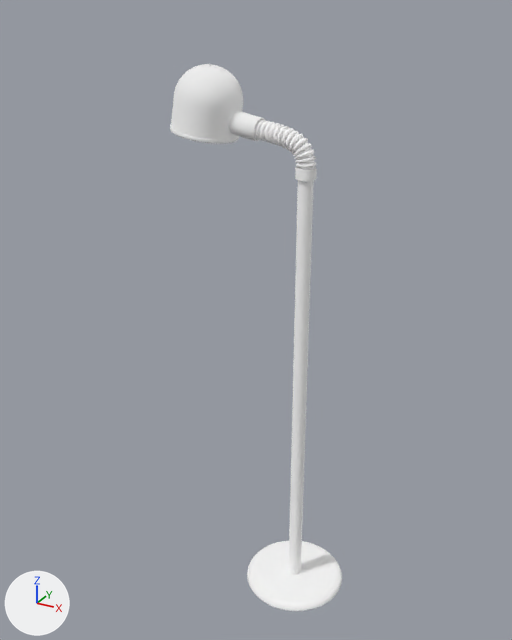
An edit to the glTF model game/models/props/floor_lamp_1.glb, drawn before and after from the same camera.
Camera for both pictures: a 50 mm camera at (0.562, -1.216, 1.261) aimed at (-0.11, 0.006, 0.65). The lights are fixed; the arrows at lower left show +X, +Y and +Z. Where no turn or scale is listed for an object, it has been applied to the vertices. Vertices at the same position are counted once.
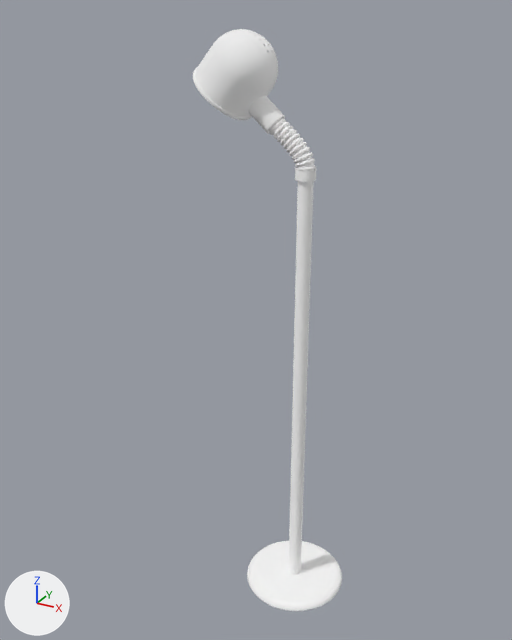
The change, as a diff of the scene's bpy script:
```diff
--- a/game/models/props/floor_lamp_1.glb.py
+++ b/game/models/props/floor_lamp_1.glb.py
@@ me_cylinder_007 @@
 me_cylinder_007.from_pydata(...)  # 22528 vertices, 44992 faces; spans x -0.0753..0.0628, y -0.0194..0.0194, z -0.051..0.0236
 # used by ob_cylinder_023; parent = ob_vintage_floor_lamp; location = (-0.0349, 0.0, 1.035); rotation_euler = (0.0, 0.175, 0.0), in degrees (0, 10, 0)
+# me_cylinder_007 part 1: the loose piece of 1408 vertices spanning x 0.0185..0.0523, y -0.0194..0.0194, z -0.0298..-0.0051 is deleted
+# me_cylinder_007 part 2: the loose piece of 1408 vertices spanning x 0.0229..0.0609, y -0.0194..0.0194, z -0.0431..-0.0266 is deleted
+# me_cylinder_007 part 3: the loose piece of 1408 vertices spanning x 0.021..0.0575, y -0.0194..0.0194, z -0.036..-0.0156 is deleted
 me_cylinder_007.materials.append(mat_lampe_schwarz)
@@ ob_cylinder_020 @@
 ob_cylinder_020.parent = ob_vintage_floor_lamp
-ob_cylinder_020.location = (-0.212, 0.0, 1.098)
+ob_cylinder_020.location = (-0.135, 0.0, 1.16)
+ob_cylinder_020.rotation_euler = (0.0, 0.539, 0.0)  # degrees (0, 31, 0)
@@ ob_cylinder_021 @@
 ob_cylinder_021.parent = ob_vintage_floor_lamp
-ob_cylinder_021.location = (-0.212, 0.0, 1.098)
+ob_cylinder_021.location = (-0.135, 0.0, 1.16)
+ob_cylinder_021.rotation_euler = (0.0, 0.539, 0.0)  # degrees (0, 31, 0)
@@ ob_cylinder_022 @@
 ob_cylinder_022.parent = ob_vintage_floor_lamp
-ob_cylinder_022.location = (-0.128, 0.0, 1.055)
-ob_cylinder_022.rotation_euler = (0.0, 1.745, 0.0)  # degrees (0, 100, 0)
+ob_cylinder_022.location = (-0.0858, 0.0, 1.08)
+ob_cylinder_022.rotation_euler = (0.0, 2.284, 0.0)  # degrees (0, 131, 0)
@@ ob_cylinder_023 @@
 ob_cylinder_023.parent = ob_vintage_floor_lamp
-ob_cylinder_023.location = (-0.0349, 0.0, 1.035)
-ob_cylinder_023.rotation_euler = (0.0, 0.175, 0.0)  # degrees (0, 10, 0)
+ob_cylinder_023.location = (-0.0155, 0.0, 1.015)
+ob_cylinder_023.rotation_euler = (0.0, 0.714, 0.0)  # degrees (0, 41, 0)
```

Where the change shows, as pixel boxes [x1, y1, x2, y2] in the pictures (512 x 640 px):
'Cylinder.020', moved, turned
    before: [171, 64, 243, 140]
    after: [195, 29, 278, 117]
'Cylinder.023', reshaped, moved, turned
    before: [254, 119, 316, 170]
    after: [268, 117, 316, 171]
'Cylinder.022', moved, turned
    before: [228, 111, 264, 141]
    after: [248, 96, 285, 134]
'Cylinder.021', moved, turned
    before: [170, 125, 239, 144]
    after: [193, 68, 252, 120]
part 1 of me_cylinder_007, deleted
    before: [295, 149, 314, 159]
part 2 of me_cylinder_007, deleted
    before: [296, 162, 316, 169]
part 3 of me_cylinder_007, deleted
    before: [295, 155, 316, 164]
